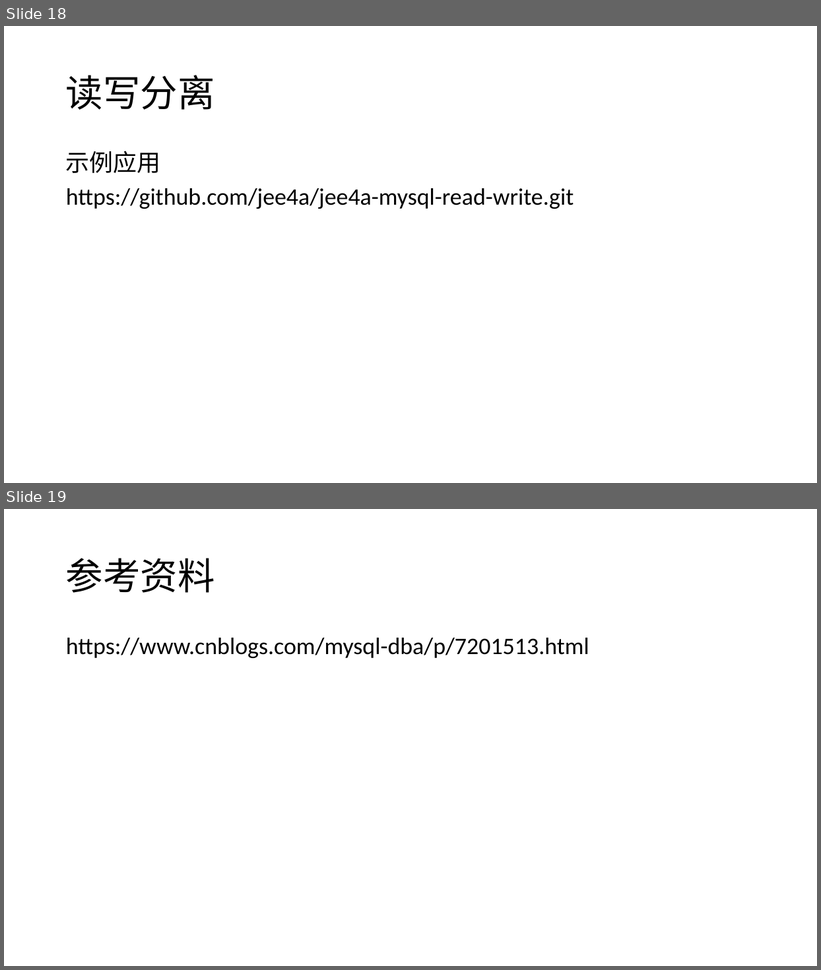
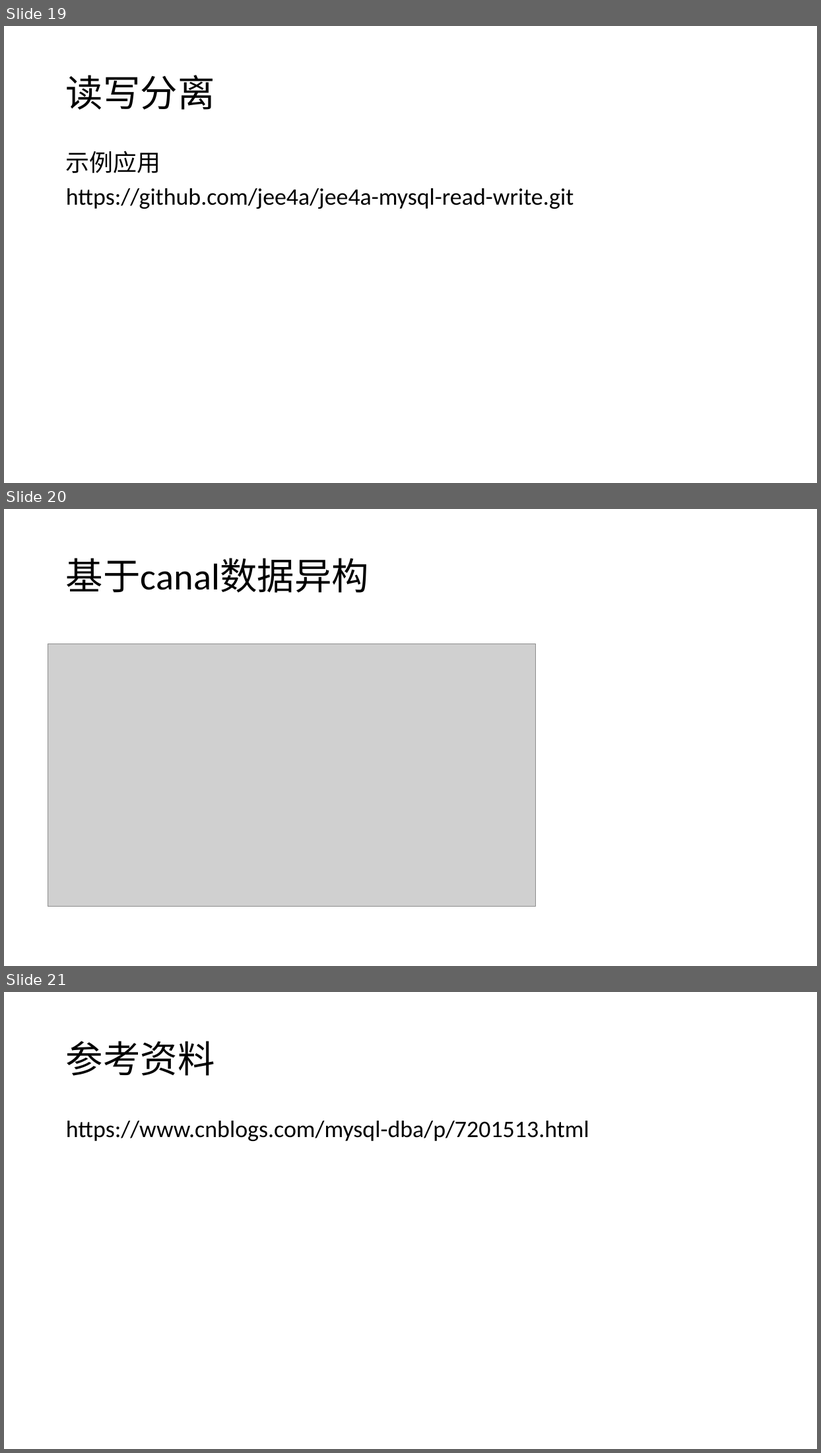
Before and after one commit to jee4a/doc, a slide deck: Mysql 5.7主从搭建及读写分离应用示例.pptx. Shown one above the other, each under a label of ours: slides 18 and 19 before the commit, slides 19, 20 and 21 after it. The pictures are 821x970 and 821x1453 pixels, drawn with LibreOffice and Linux fonts; fonts in the diff are those of the drawing; grey boxes stand for pictures. Boxes give left, top, right and bottom in pixels: in the first picture for what was removed or moved away, otherwise in the second. Text is boxed around its words. In the diff, an @@ line names an element or a change of style, - is before the commit and + after.

```diff
--- a/Mysql 5.7主从搭建及读写分离应用示例.pptx
+++ b/Mysql 5.7主从搭建及读写分离应用示例.pptx
@@ slide 20 added at <box>4,509,817,966</box>, background #FFFFFF @@
@@ title added at <box>66,558,369,593</box>, 44 pt, text #000000 @@
+基于canal数据异构
@@ picture added at <box>48,644,536,907</box> @@
@@ what was slide 18 is now slide 19 @@
@@ what was slide 19 is now slide 21 @@
```
Also in this commit, not shown: 2 slides changed, 1 other slide added, 5 other files.
